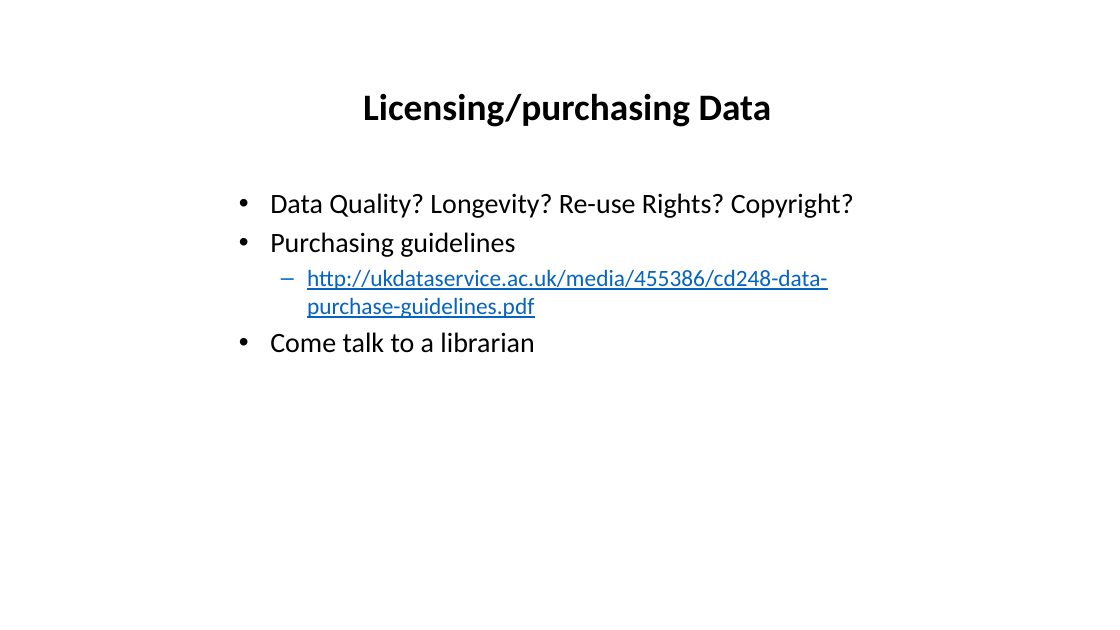
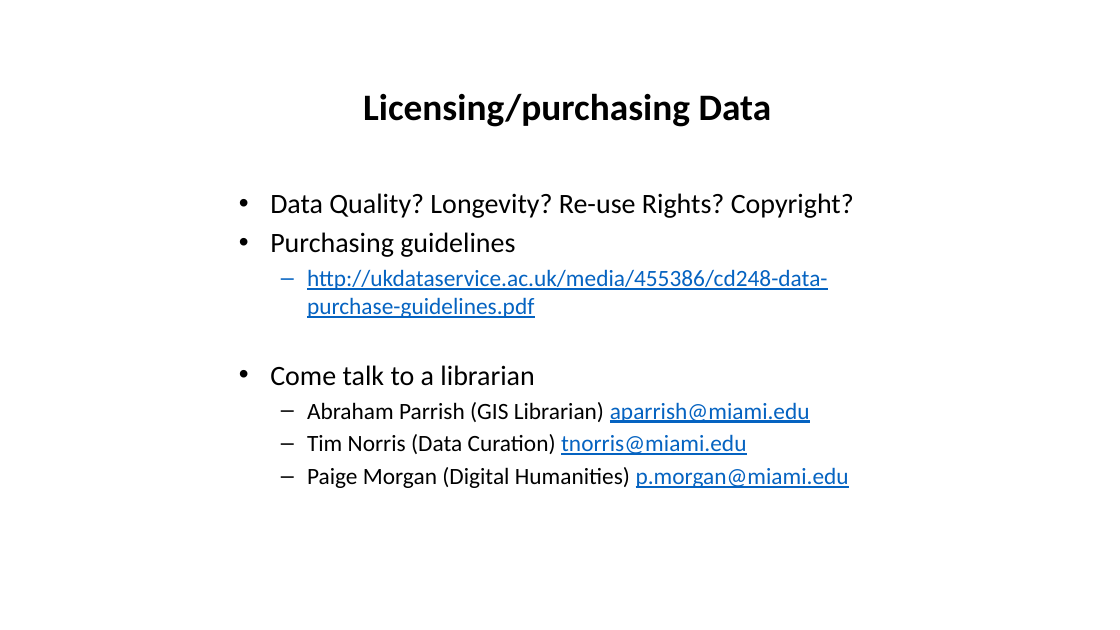
Before and after one commit to tibbben/teaching.data.literacy, a slide deck: slide 5 of UM_DataManagementClass/Lessons/12/12_FirstMeeting.pptx. Drawn at 1120x630 pixels with LibreOffice and Linux fonts; fonts in the diff are those of the drawing. Boxes give left, top, right and bottom in pixels: in the first picture for what was removed or moved away, otherwise in the second. Text is boxed around its words. In the diff, an @@ line names an element or a change of style, - is before the commit and + after.

```diff
--- a/UM_DataManagementClass/Lessons/12/12_FirstMeeting.pptx
+++ b/UM_DataManagementClass/Lessons/12/12_FirstMeeting.pptx
@@ text at (307,402,849,488): paragraphs added @@
+  – Abraham Parrish (GIS Librarian) aparrish@miami.edu
+  – Tim Norris (Data Curation) tnorris@miami.edu
+  – Paige Morgan (Digital Humanities) p.morgan@miami.edu
```
Also in this commit, not shown: 1 other slide changed, 1 slide added.
